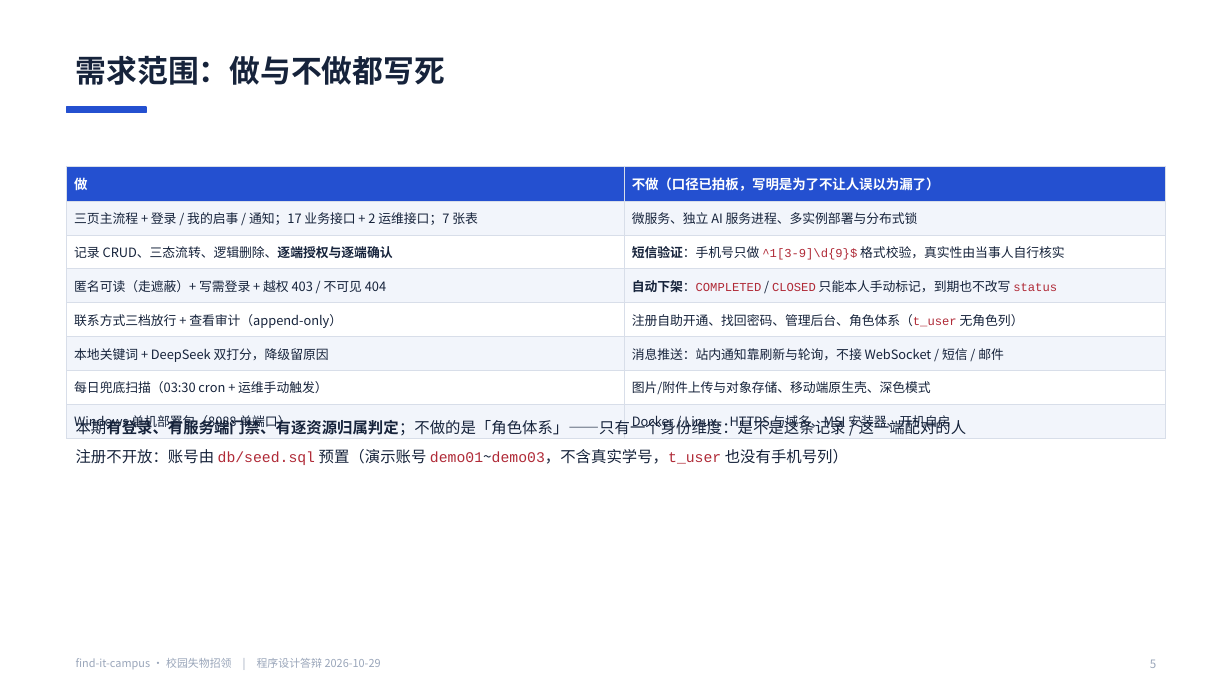
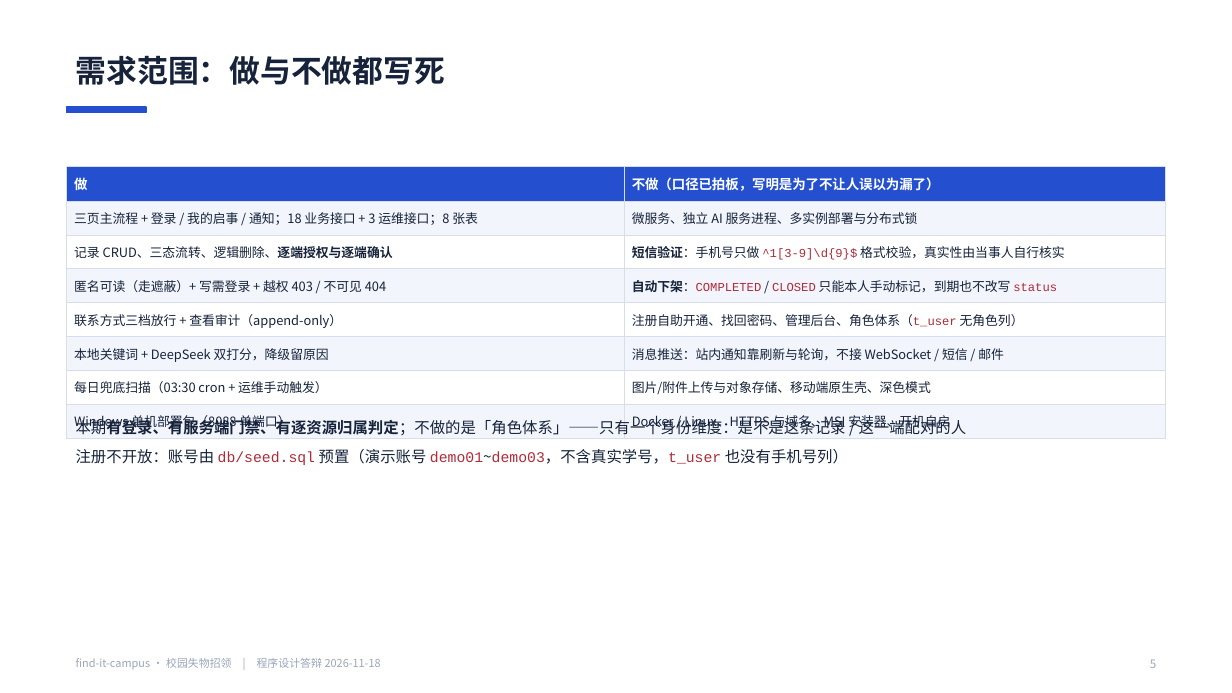
Before and after one commit to BLingKiy/find-it-campus, a slide deck: slide 5 of docs/delivery/答辩PPT.pptx. Drawn at 1232x693 pixels with LibreOffice and Linux fonts; fonts in the diff are those of the drawing. Boxes give left, top, right and bottom in pixels: in the first picture for what was removed or moved away, otherwise in the second. Text is boxed around its words. In the diff, an @@ line names an element or a change of style, - is before the commit and + after.

```diff
--- a/docs/delivery/答辩PPT.pptx
+++ b/docs/delivery/答辩PPT.pptx
@@ table at [67, 166, 1165, 435] @@
-row 2, column 1: 三页主流程 + 登录 / 我的启事 / 通知；17 业务接口 + 2 运维接口；7 张表
+row 2, column 1: 三页主流程 + 登录 / 我的启事 / 通知；18 业务接口 + 3 运维接口；8 张表
@@ text at [76, 658, 381, 669]: text changed @@
-find-it-campus · 校园失物招领 | 程序设计答辩 2026-10-29
+find-it-campus · 校园失物招领 | 程序设计答辩 2026-11-18
```
Also in this commit, not shown: 24 other slides changed, 44 other files.
